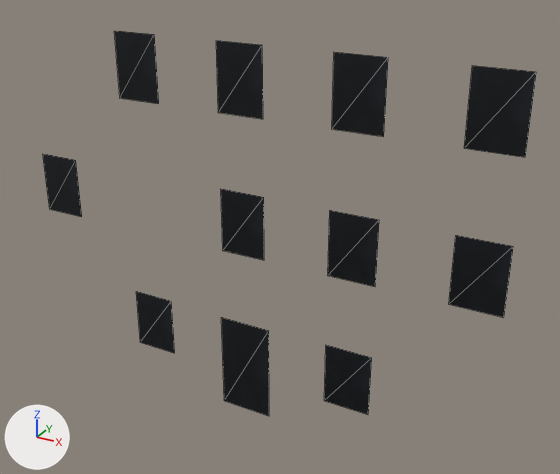
A saved change to the OBJ model resources/blender/zombie_street/Street_BlockR0_Glass.obj.
Camera for both pictures: a camera (50 mm lens) standing at (8.21, -13.47, 10.85) and looking at (0.68, 0.22, 4.01). Lighting does not change. The marker at lower left points along +X, +Y and +Z. The first picture is the older version. Mesh edges are drawn as thin lines. Where no turn or scale is listed for an object, it has been applied to the vertices.

Names of what the first picture shows: 'Street_BlockR0_Glass'.
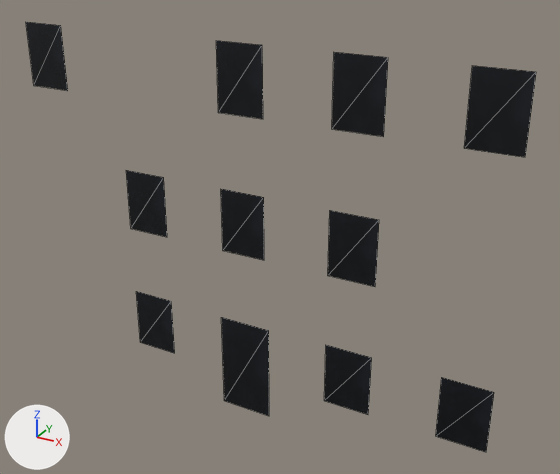
Where the change shows, as pixel boxes [x1, y1, x2, y2] in the pictures (560 x 474 px; the box of a moved part takes in the faces that stretch with it):
```json
{"object": "Street_BlockR0_Glass", "change": "reshaped", "before": [43, 31, 536, 416], "after": [26, 22, 536, 452], "on screen": "12% taller"}
{"part": 1, "of": "me_street_blockr0_glass", "change": "moved or reshaped", "before": [43, 154, 82, 217], "after": [26, 22, 68, 91]}
{"part": 2, "of": "me_street_blockr0_glass", "change": "moved or reshaped", "before": [114, 31, 159, 104], "after": [126, 170, 167, 237]}
{"part": 3, "of": "me_street_blockr0_glass", "change": "moved or reshaped", "before": [449, 235, 513, 317], "after": [436, 377, 494, 452]}
```

Scene script edits in JSON lines:
```json
{"block": "me_street_blockr0_glass", "where": "me_street_blockr0_glass.from_pydata(...)  # 44 vertices, 22 faces; spans x -5.74..5.74, y -0.23..-0.22, z -0.49..8.21"}
{"block": "me_street_blockr0_glass", "where": "# used by ob_street_blockr0_glass; location = (0.0, 0.0, 0.0)"}
{"block": "me_street_blockr0_glass", "change": "me_street_blockr0_glass part 1: the loose piece of 4 vertices spanning x -5.74..-4.66, y -0.22, z 3.59..5.06 is moved by (0.0, 0.0, 3.15)"}
{"block": "me_street_blockr0_glass", "change": "me_street_blockr0_glass part 2: the loose piece of 4 vertices spanning x -3.13..-2.07, y -0.22, z 6.74..8.21 is moved by (0.0, 0.0, -3.15)"}
{"block": "me_street_blockr0_glass", "change": "me_street_blockr0_glass part 3: the loose piece of 4 vertices spanning x 4.66..5.74, y -0.22, z 3.59..5.06 is moved by (0.0, 0.0, -3.15)"}
```
